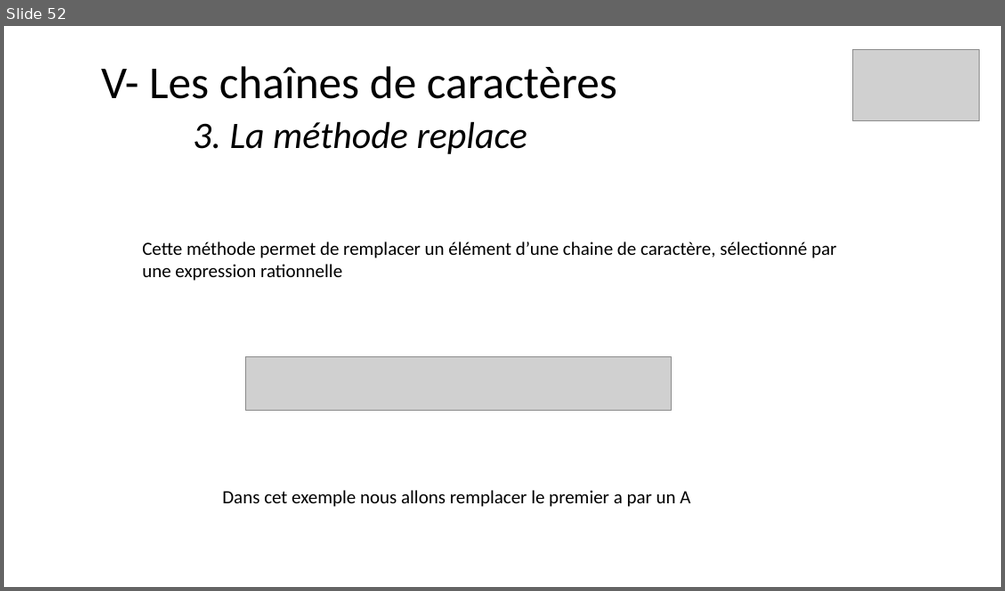
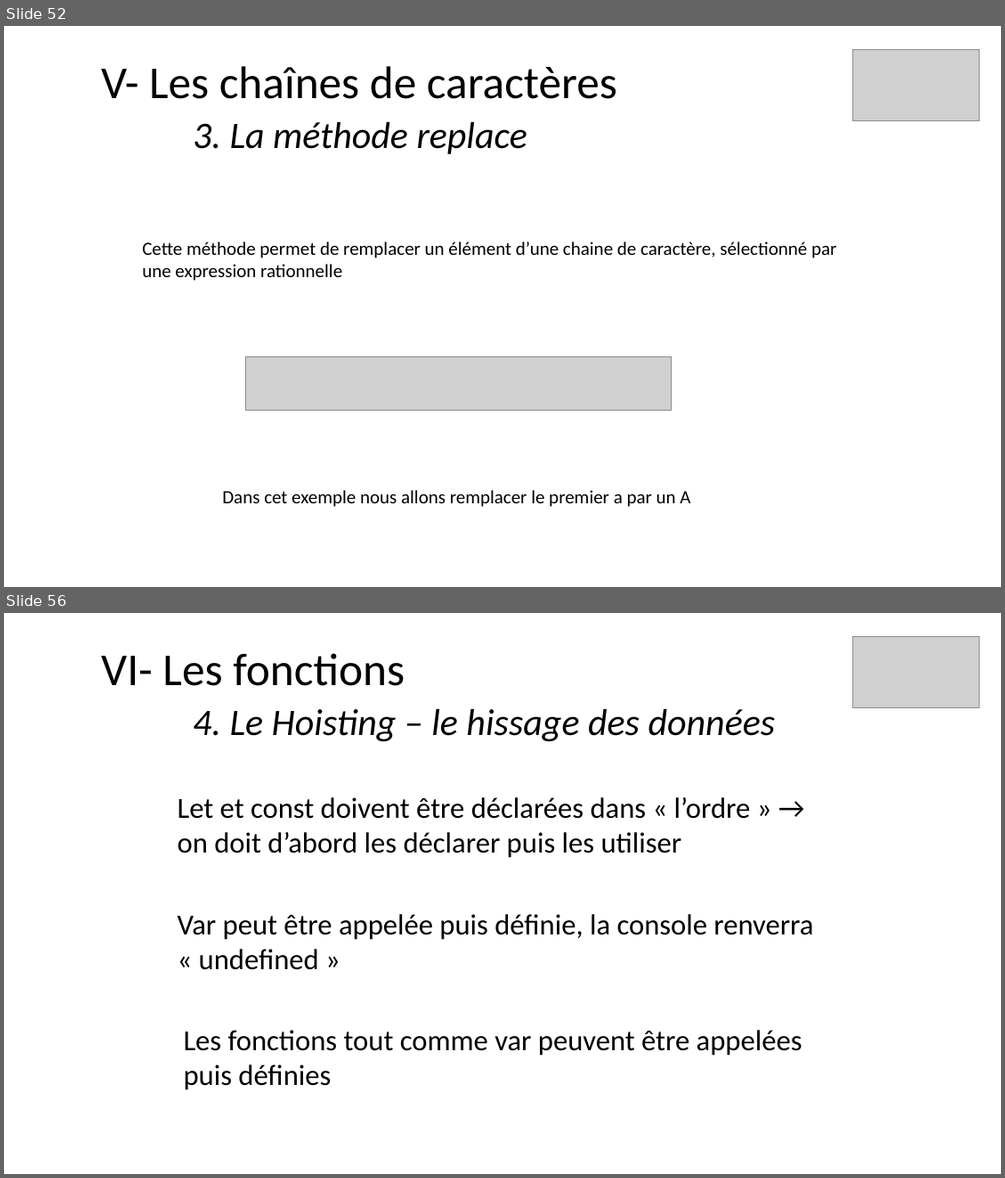
Before and after one commit to ArMb57/JavaScript, a slide deck: cours.pptx. Shown one above the other, each under a label of ours: slide 52 before the commit, slides 52 and 56 after it; the slides between them are not shown. The pictures are 1005x591 and 1005x1178 pixels, drawn with LibreOffice and Linux fonts; fonts in the diff are those of the drawing; grey boxes stand for pictures. Boxes give left, top, right and bottom in pixels: in the first picture for what was removed or moved away, otherwise in the second. Text is boxed around its words. In the diff, an @@ line names an element or a change of style, - is before the commit and + after.

Commit message:
Les fonctions

```diff
--- a/cours.pptx
+++ b/cours.pptx
@@ slide 56 added at <box>4,613,1001,1174</box>, background #FFFFFF @@
@@ picture added at <box>853,636,979,708</box> @@
@@ title added at <box>101,653,776,742</box>, 36 pt, text #000000, italic @@
+VI- Les fonctions
+4. Le Hoisting – le hissage des données
@@ text added at <box>178,797,751,858</box>, 28 pt, text #000000 @@
+Let et const doivent être déclarées dans « l’ordre » → on doit d’abord les déclarer puis les utiliser
@@ text added at <box>178,914,813,970</box>, 28 pt, text #000000 @@
+Var peut être appelée puis définie, la console renverra « undefined »
@@ text added at <box>184,1030,802,1090</box>, 28 pt, text #000000 @@
+Les fonctions tout comme var peuvent être appelées puis définies
```
Also in this commit, not shown: 1 slide changed, 13 other slides added, 3 other files.
